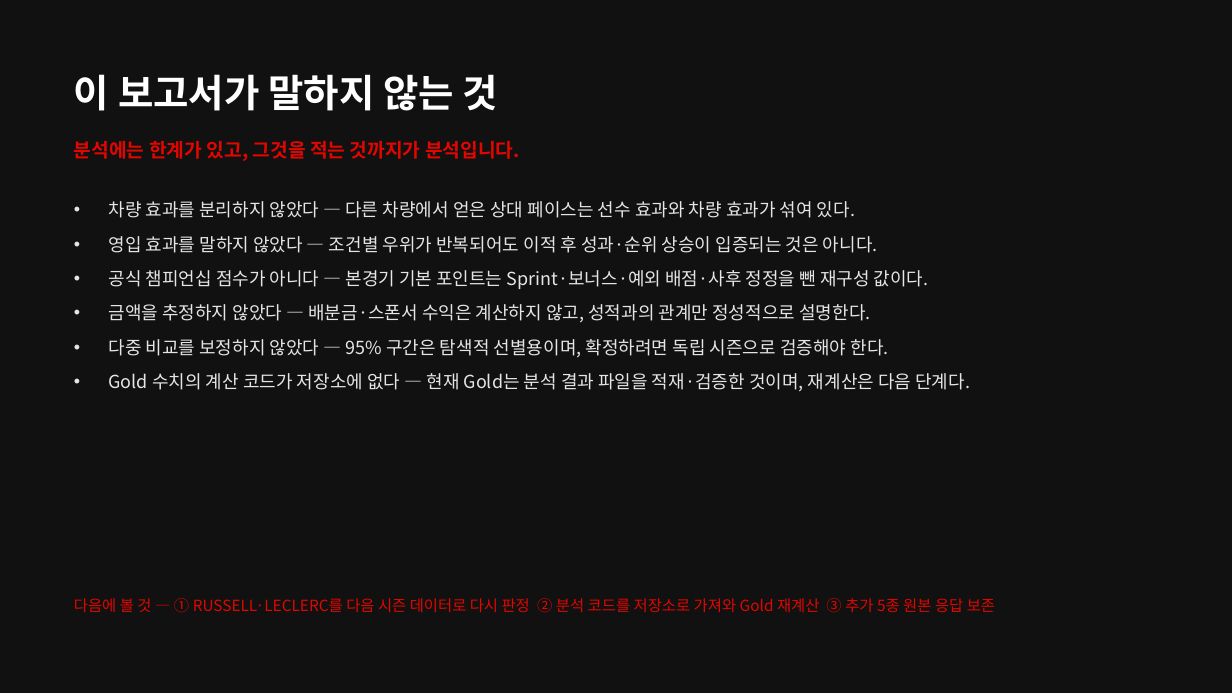
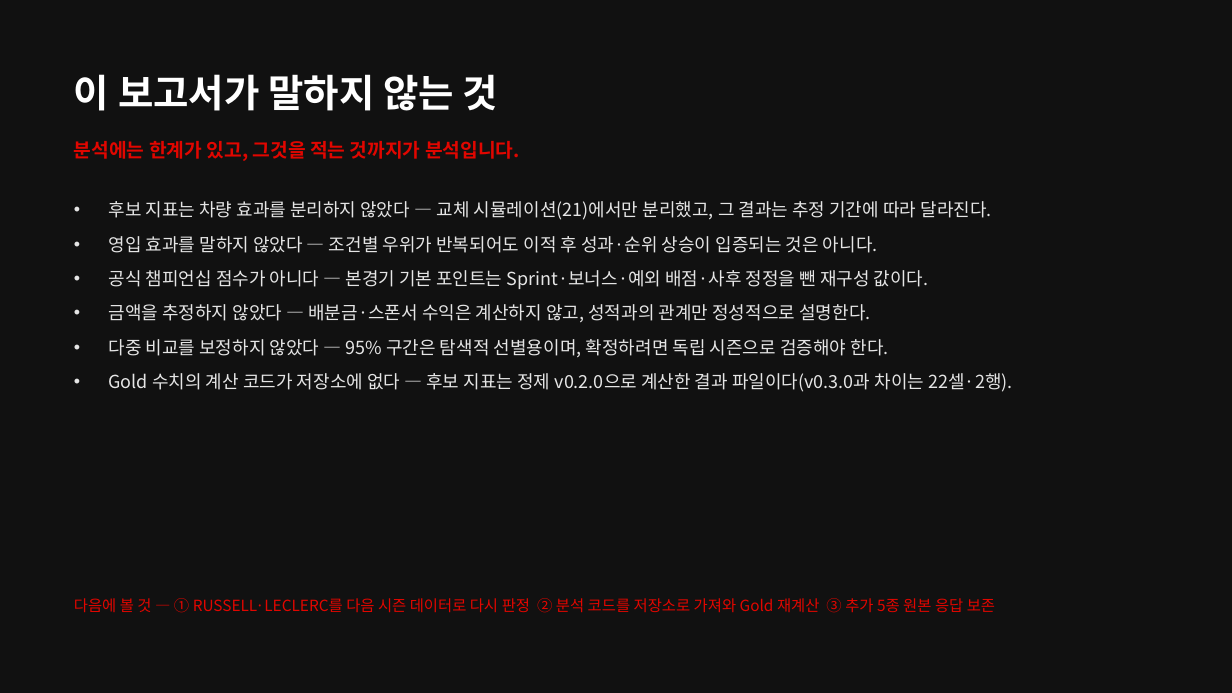
Before and after one commit to encore-ai-campus/mlo-02-p2-team1, a slide deck: slide 25 of docs/F1_TeamBuilder_발표자료.pptx (slide 24 before the commit). Drawn at 1232x693 pixels with LibreOffice and Linux fonts; fonts in the diff are those of the drawing. Boxes give left, top, right and bottom in pixels: in the first picture for what was removed or moved away, otherwise in the second. Text is boxed around its words. In the diff, an @@ line names an element or a change of style, - is before the commit and + after.

```diff
--- a/docs/F1_TeamBuilder_발표자료.pptx
+++ b/docs/F1_TeamBuilder_발표자료.pptx
@@ text at (x1=109, y1=201, x2=992, y2=220): text changed @@
-• 차량 효과를 분리하지 않았다 — 다른 차량에서 얻은 상대 페이스는 선수 효과와 차량 효과가 섞여 있다.
+• 후보 지표는 차량 효과를 분리하지 않았다 — 교체 시뮬레이션(21)에서만 분리했고, 그 결과는 추정 기간에 따라 달라진다.
@@ text at (x1=109, y1=373, x2=1012, y2=392): text changed @@
-• Gold 수치의 계산 코드가 저장소에 없다 — 현재 Gold는 분석 결과 파일을 적재·검증한 것이며, 재계산은 다음 단계다.
+• Gold 수치의 계산 코드가 저장소에 없다 — 후보 지표는 정제 v0.2.0으로 계산한 결과 파일이다(v0.3.0과 차이는 22셀·2행).
```
Also in this commit, not shown: 20 other slides changed, 1 slide added, 2 other files.
